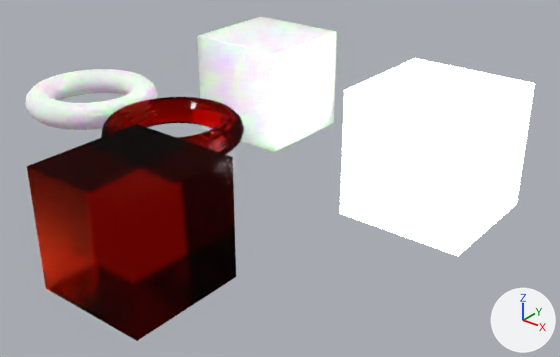
One commit to the Blender file blender/HOUDINI_scene_loader/shaders/shaders_01.blend: the scene before it, then after it.
The view is the same before and after, from a 50 mm camera at (7.76, -7.33, 5.5) aimed at (0.23, 2.08, -0.33). The axes (+X, +Y, +Z) are drawn at lower right. The lights are the same throughout.

Names of what the first picture shows: 'glass_torus', 'shader_cube_01', 'shader_cube_01.001', 'shader_cube_01.002'.
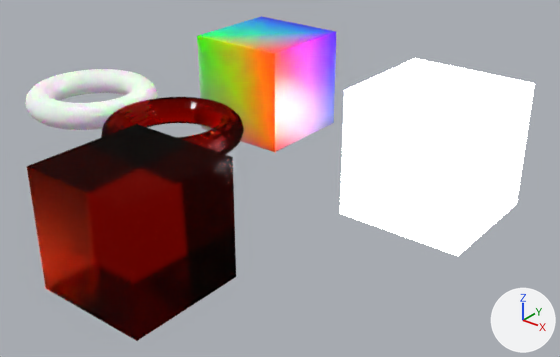
Changed parts and their boxes (x1, y1, x2, y2) in the pictures (560 x 357 px):
```json
{"object": "shader_cube_01.002", "change": "recoloured", "before": [142, 16, 336, 152], "after": [142, 16, 336, 152]}
```

The change, as JSON lines over the scene's bpy script:
```json
{"op": "remove", "block": "ng_diffuseglossyssscustomshader", "code": "n3 = _N.new('ShaderNodeMix'); n3.name = 'Mix.004'"}
{"op": "remove", "block": "ng_diffuseglossyssscustomshader", "code": "n3.data_type = 'RGBA'"}
{"op": "remove", "block": "ng_diffuseglossyssscustomshader", "code": "n3.blend_type = 'MULTIPLY'"}
{"op": "remove", "block": "ng_diffuseglossyssscustomshader", "code": "n3.inputs[0].default_value = 0.0  # 'Factor'"}
{"op": "remove", "block": "ng_diffuseglossyssscustomshader", "code": "n4 = _N.new('ShaderNodeAttribute'); n4.name = 'Attribute'"}
{"op": "remove", "block": "ng_diffuseglossyssscustomshader", "code": "n4.attribute_name = 'Cd'"}
{"op": "add", "block": "ng_diffuseglossyssscustomshader", "code": "n3 = _N.new('ShaderNodeMix'); n3.name = 'Mix.004'"}
{"op": "add", "block": "ng_diffuseglossyssscustomshader", "code": "n3.data_type = 'RGBA'"}
{"op": "add", "block": "ng_diffuseglossyssscustomshader", "code": "n3.blend_type = 'MULTIPLY'"}
{"op": "add", "block": "ng_diffuseglossyssscustomshader", "code": "n3.inputs[0].default_value = 0.0  # 'Factor'"}
{"op": "add", "block": "ng_diffuseglossyssscustomshader", "code": "n4 = _N.new('ShaderNodeAttribute'); n4.name = 'Attribute'"}
{"op": "add", "block": "ng_diffuseglossyssscustomshader", "code": "n4.attribute_name = 'Cd'"}
{"op": "add", "block": "ng_diffuseglossyssscustomshader", "code": "n27 = _N.new('ShaderNodeMix'); n27.name = 'Mix.010'"}
{"op": "add", "block": "ng_diffuseglossyssscustomshader", "code": "n27.data_type = 'RGBA'"}
{"op": "add", "block": "ng_diffuseglossyssscustomshader", "code": "n27.blend_type = 'MULTIPLY'"}
{"op": "add", "block": "ng_diffuseglossyssscustomshader", "code": "n27.inputs[0].default_value = 0.0  # 'Factor'"}
{"block": "ng_diffuseglossyssscustomshader", "where": "n25 = _N.new('NodeGroupInput'); n25.name = 'Group Input'"}
{"block": "ng_diffuseglossyssscustomshader", "where": "n24 = _N.new('ShaderNodeSubsurfaceScattering'); n24.name = 'Subsurface Scattering'"}
{"op": "remove", "block": "ng_diffuseglossyssscustomshader", "code": "_L.new(n25.outputs[16], n24.inputs[0])  # 'SSSColor' to 'Color'"}
{"op": "add", "block": "ng_diffuseglossyssscustomshader", "code": "_L.new(n4.outputs[0], n27.inputs[6])  # 'Color' to 'A'"}
{"op": "add", "block": "ng_diffuseglossyssscustomshader", "code": "_L.new(n25.outputs[16], n27.inputs[7])  # 'SSSColor' to 'B'"}
{"op": "add", "block": "ng_diffuseglossyssscustomshader", "code": "_L.new(n27.outputs[2], n24.inputs[0])  # 'Result' to 'Color'"}
```
